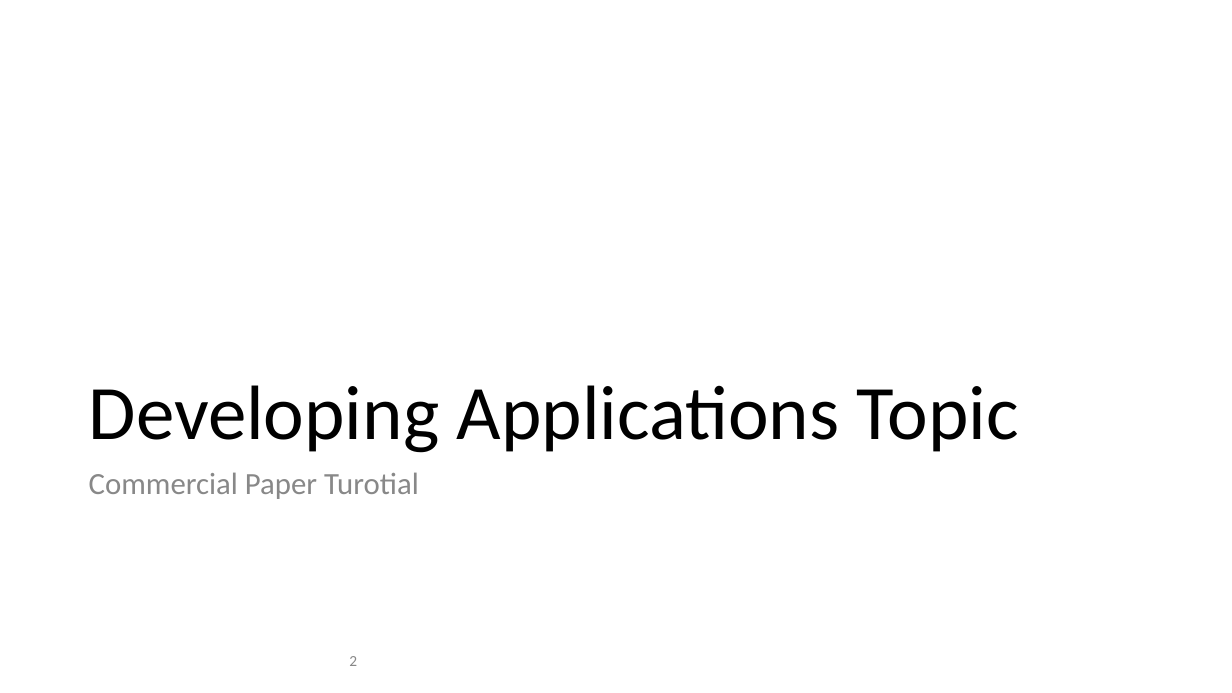
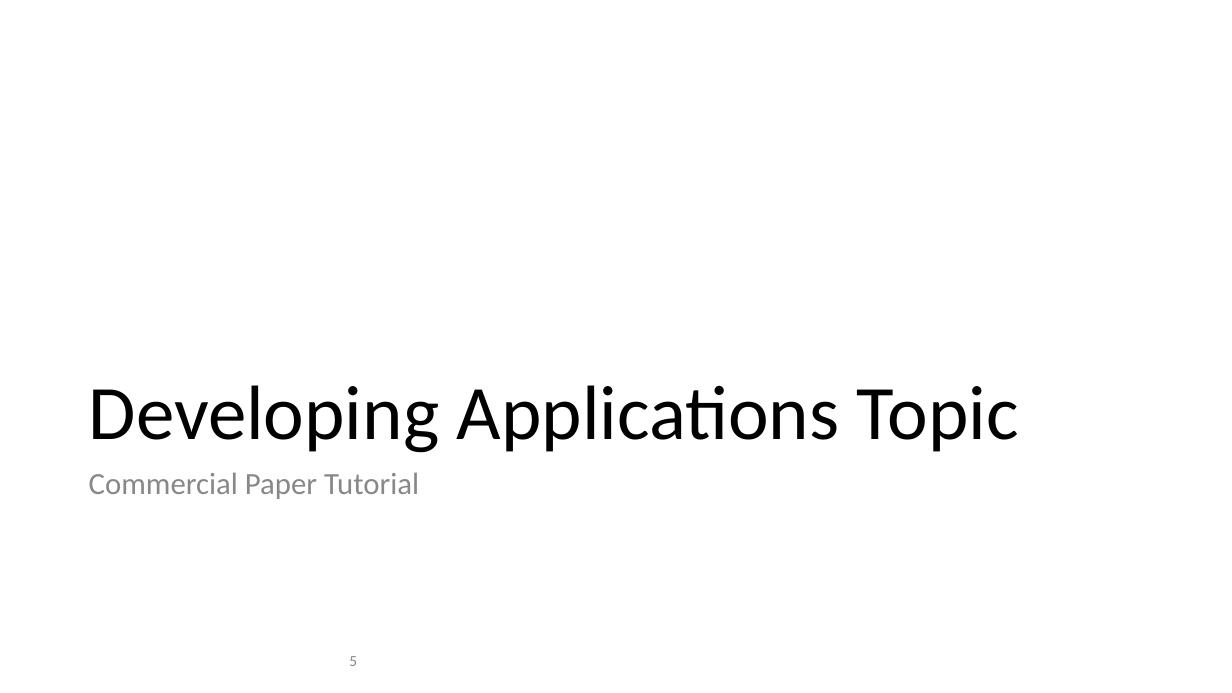
Before and after one commit to hyperledger/fabric, a slide deck: slide 5 of docs/source/tutorial/diagrams.pptx (slide 2 before the commit). Drawn at 1232x693 pixels with LibreOffice and Linux fonts; fonts in the diff are those of the drawing. Boxes give left, top, right and bottom in pixels: in the first picture for what was removed or moved away, otherwise in the second. Text is boxed around its words. In the diff, an @@ line names an element or a change of style, - is before the commit and + after.

```diff
--- a/docs/source/tutorial/diagrams.pptx
+++ b/docs/source/tutorial/diagrams.pptx
@@ text at box(89, 472, 419, 499): text changed @@
-Commercial Paper Turotial
+Commercial Paper Tutorial
@@ page number at box(349, 656, 357, 666): text changed @@
-2
+5
```
Also in this commit, not shown: 3 slides added, 4 other files.
